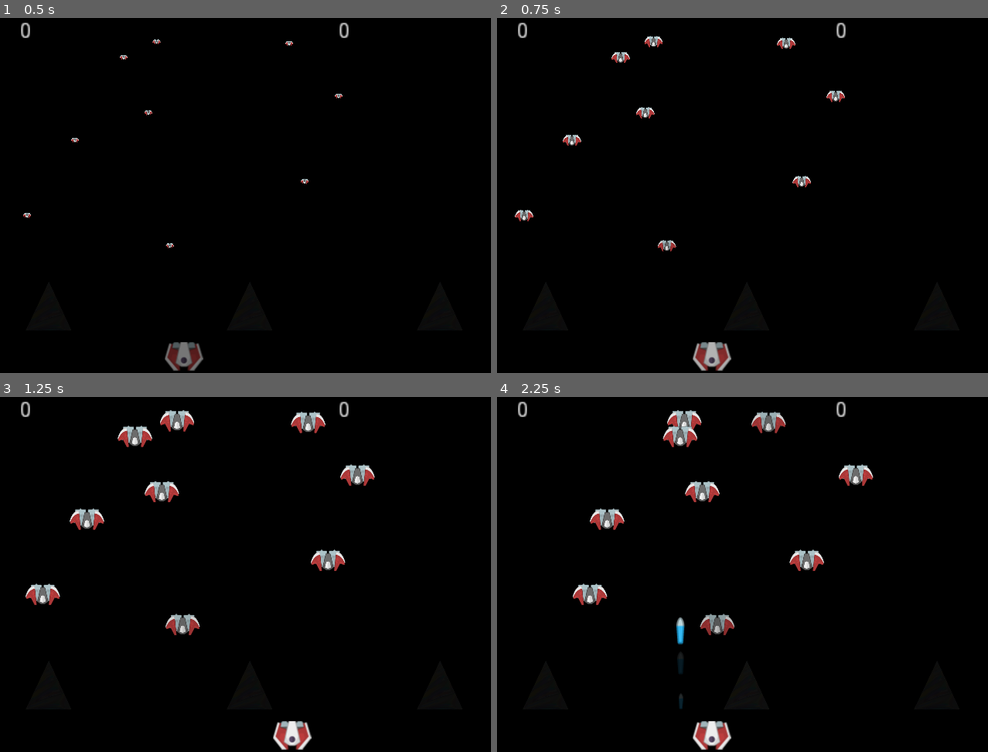
Above: before the commit, frames 1-4 (two rows, left to right).
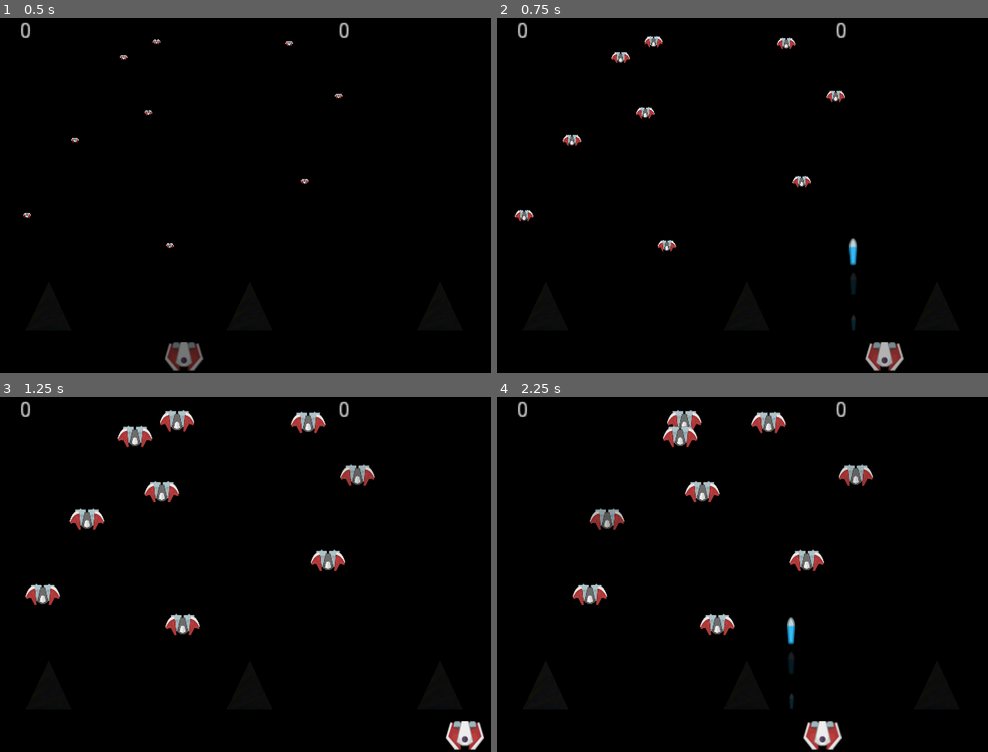
Above: after the commit, the same moments.

Repository: danboid/VGAces
Game: Godot game, scene res://Main.tscn
Two runs of this game, one before a commit and one after it. Both use one fixed random seed, a clock stepped at 60 frames per second and the inputs below.
Inputs (mouse positions are in pixels of both pictures, inside the frame that each line leads up to):
- Up to frame 1 (0.5 s): no input
- Up to frame 2 (0.75 s): move the mouse to (855, 167) at 0.52 s; hold Right (ui_right) from 0.53 s (still down); hold Space (ui_select) from 0.53 s (still down); click (855, 167) at 0.67 s
- Up to frame 3 (1.25 s): keep holding Right (ui_right); keep holding Space (ui_select)
- Up to frame 4 (2.25 s): move the mouse to (644, 585) at 1.27 s; release Right (ui_right) at 1.28 s; release Space (ui_select) at 1.28 s; hold Left (ui_left) 1.28-2.03 s; tap Space (ui_select) at 1.35, 1.52, 1.82 s; click (644, 585) at 1.42 s; move the mouse to (791, 485) at 2.02 s; hold Right (ui_right) from 2.03 s (still down); hold Space (ui_select) from 2.03 s (still down); click (791, 485) at 2.17 s

Frame 1 is identical in both runs. In frame 2, 1.2% of the frame differs, in the area x 39-83%, y 62-100%; in frame 3, 1.0%; in frame 4, 1.9%, in the area x 18-71%, y 31-100%.

Commit message:
Add mouse and touchscreen control support

Diff:
--- a/Main.gd
+++ b/Main.gd
@@ -39,7 +39,7 @@
 		velocity.x += 1
 	if Input.is_action_pressed("ui_left"):
 		velocity.x -= 1
-	if Input.is_action_pressed("ui_select"):
+	if Input.is_action_pressed("ui_select") or Input.is_mouse_button_pressed(BUTTON_LEFT):
 		if spacepressed == false and bardo == false:
 			fire()
 			spacepressed = true
@@ -69,6 +69,10 @@
 
 	if widehorns == 0:
 		spawn_widehorns()
+
+func _input(event):
+	if event is InputEventMouseMotion:
+		$Player.position.x = event.position.x
 
 func fire():
 	if has_node("Player"):
